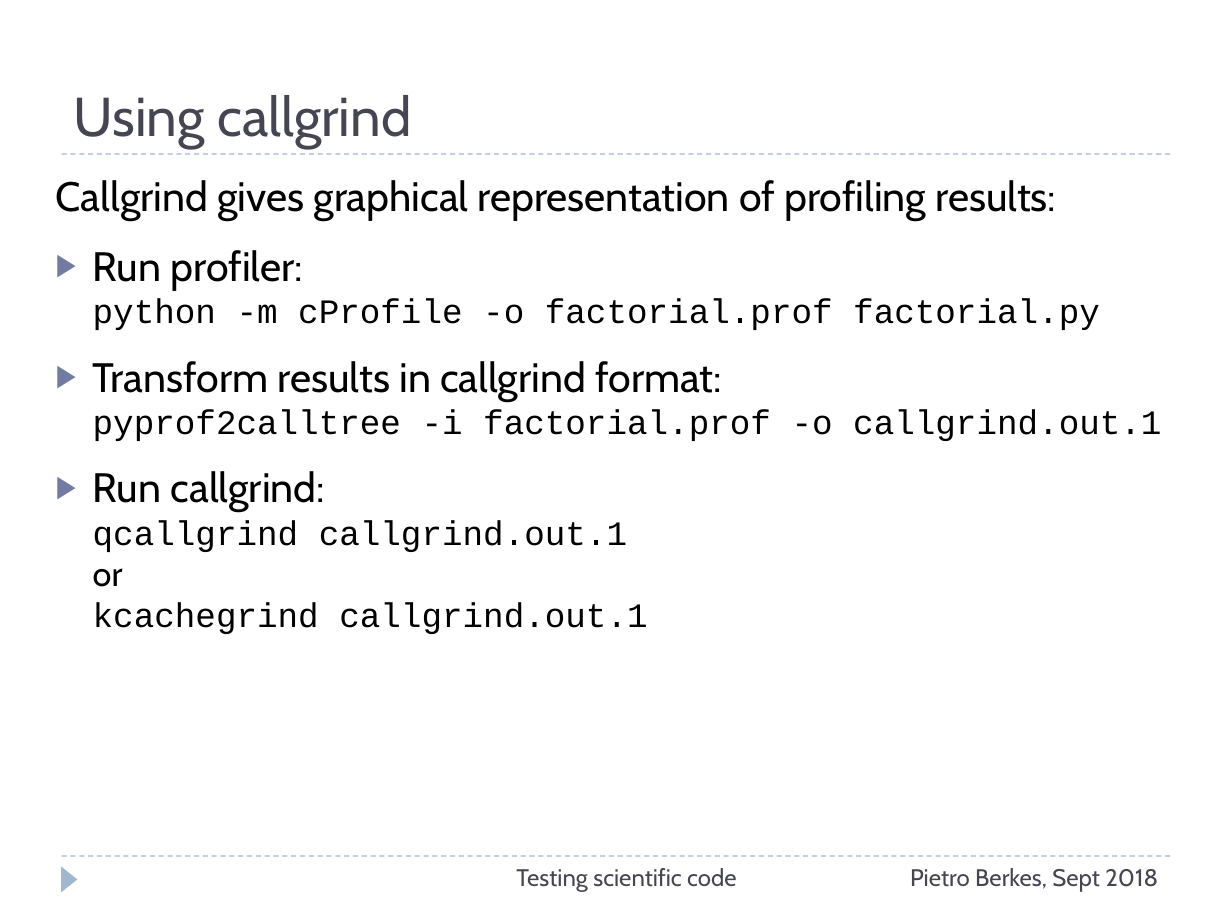
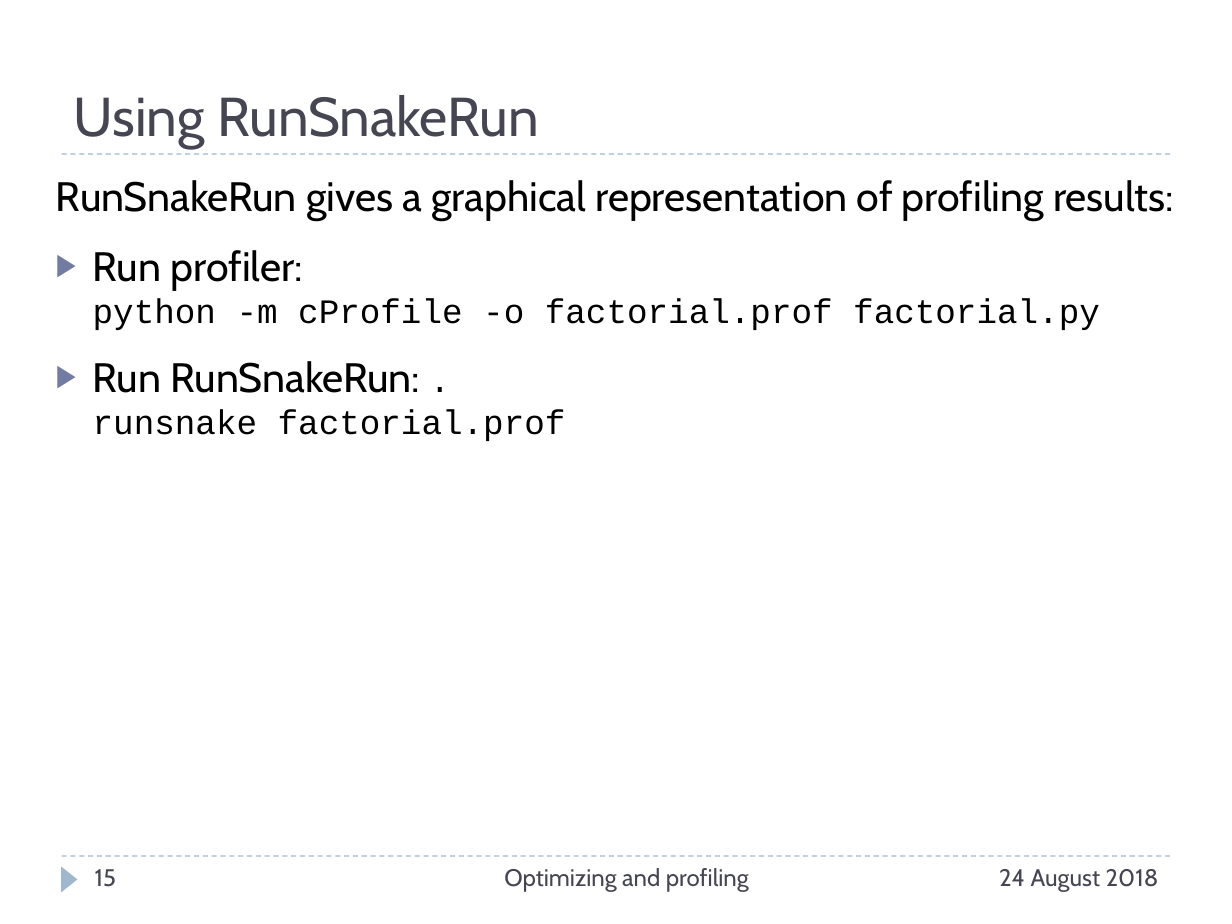
Before and after one commit to ASPP/testing_debugging_profiling, a slide deck: slide 15 of profiling.pptx (slide 14 before the commit). Drawn at 1232x924 pixels with LibreOffice and Linux fonts; fonts in the diff are those of the drawing. Boxes give left, top, right and bottom in pixels: in the first picture for what was removed or moved away, otherwise in the second. Text is boxed around its words. In the diff, an @@ line names an element or a change of style, - is before the commit and + after.

```diff
--- a/profiling.pptx
+++ b/profiling.pptx
@@ title at <box>74,95,539,149</box>: text changed @@
-Using callgrind
+Using RunSnakeRun
@@ text at <box>56,180,1174,221</box>: text changed @@
-Callgrind gives graphical representation of profiling results:
+RunSnakeRun gives a graphical representation of profiling results:
@@ text at <box>93,361,566,441</box>: text changed @@
-▶ Transform results in callgrind format:
-  pyprof2calltree -i factorial.prof -o callgrind.out.1
-▶ Run callgrind:
-  qcallgrind callgrind.out.1
-  or
-  kcachegrind callgrind.out.1
+▶ Run RunSnakeRun: .
+  runsnake factorial.prof
@@ page number added at <box>95,869,116,887</box>, 14 pt, text #464653 @@
+15
@@ text at <box>504,868,749,892</box>: text changed @@
-Testing scientific code
+Optimizing and profiling
@@ text at <box>999,869,1159,892</box>: text changed @@
-Pietro Berkes, Sept 2018
+24 August 2018
```
Also in this commit, not shown: 15 other slides changed, 4 slides added, 3 slides removed, 10 other files.
